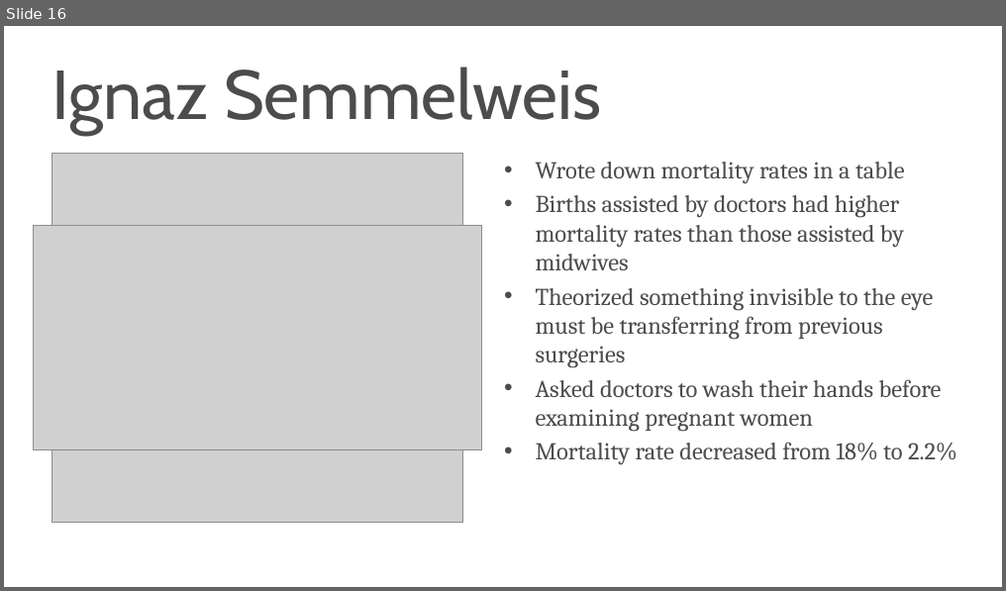
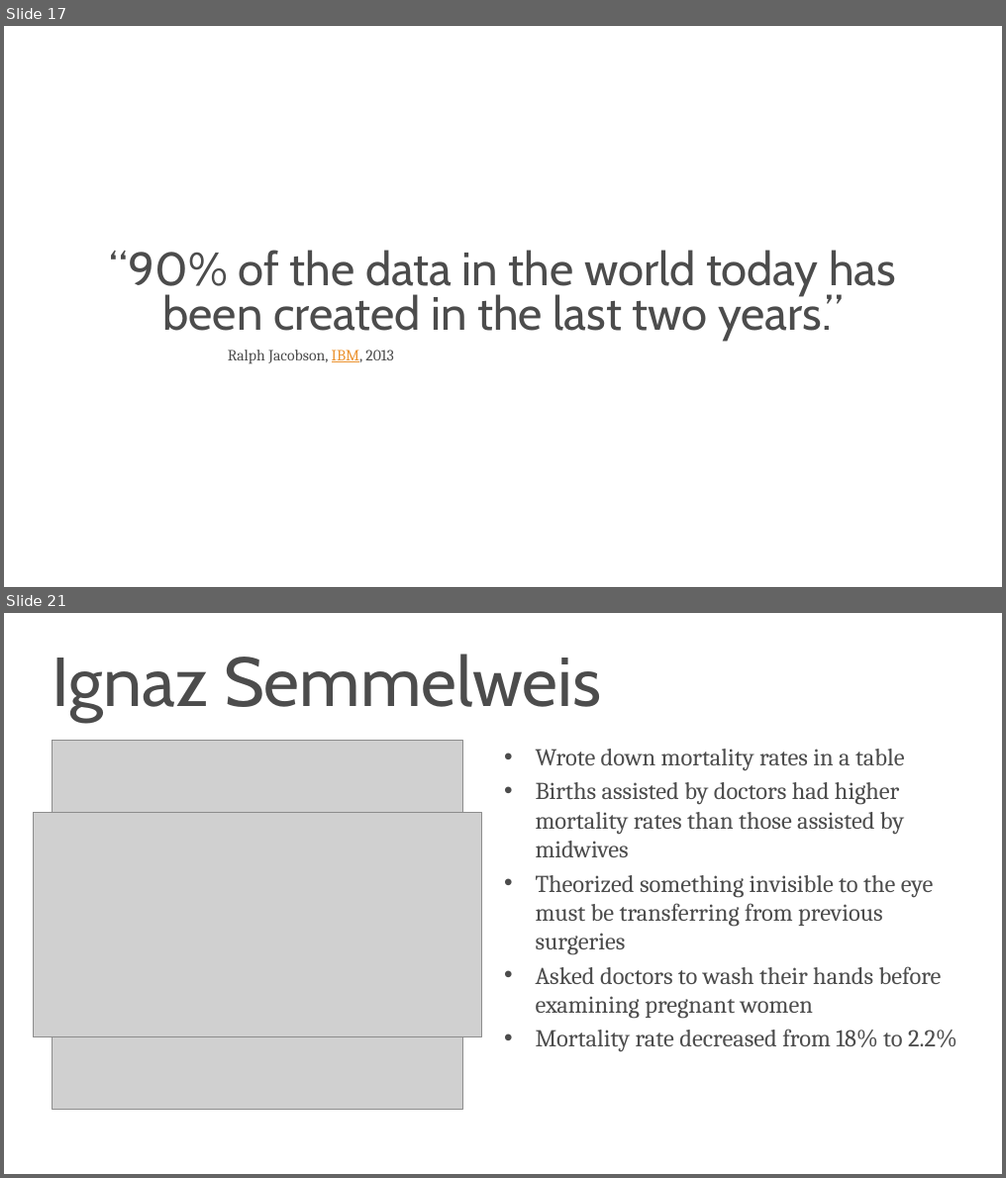
Before and after one commit to s-kyle-reed/data-lecture, a slide deck: lecture.pptx. Shown one above the other, each under a label of ours: slide 16 before the commit, slides 17 and 21 after it; the slides between them are not shown. The pictures are 1006x591 and 1006x1178 pixels, drawn with LibreOffice and Linux fonts; fonts in the diff are those of the drawing; grey boxes stand for pictures; background and template pictures are left out. Boxes give left, top, right and bottom in pixels: in the first picture for what was removed or moved away, otherwise in the second. Text is boxed around its words. In the diff, an @@ line names an element or a change of style, - is before the commit and + after.

```diff
--- a/lecture.pptx
+++ b/lecture.pptx
@@ slide 17 added at (x1=4, y1=26, x2=1002, y2=587), background #FFFFFF @@
@@ title added at (x1=110, y1=250, x2=896, y2=341), 54 pt, text #4C4C4C @@
+“90% of the data in the world today has been created in the last two years.”
@@ text added at (x1=228, y1=350, x2=394, y2=365), 18 pt, text #4C4C4C @@
+Ralph Jacobson, IBM, 2013
@@ what was slide 16 is now slide 21 @@
```
Also in this commit, not shown: 3 slides changed, 10 other slides added, 2 slides removed, 16 other files.
